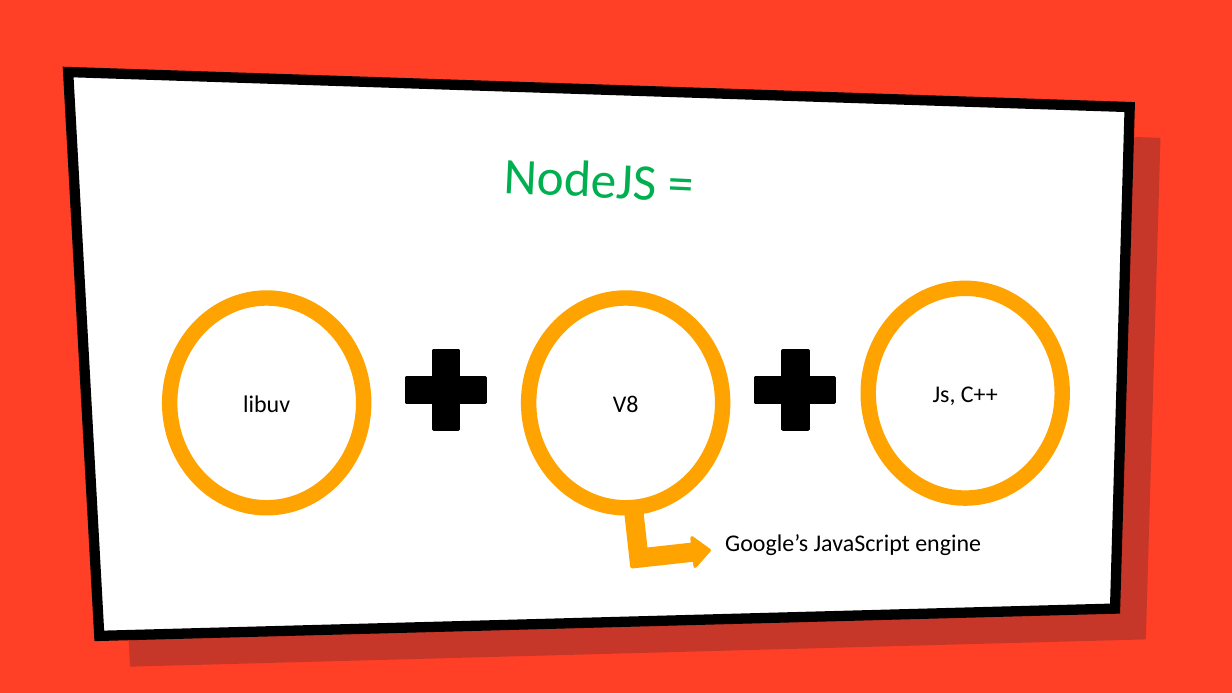
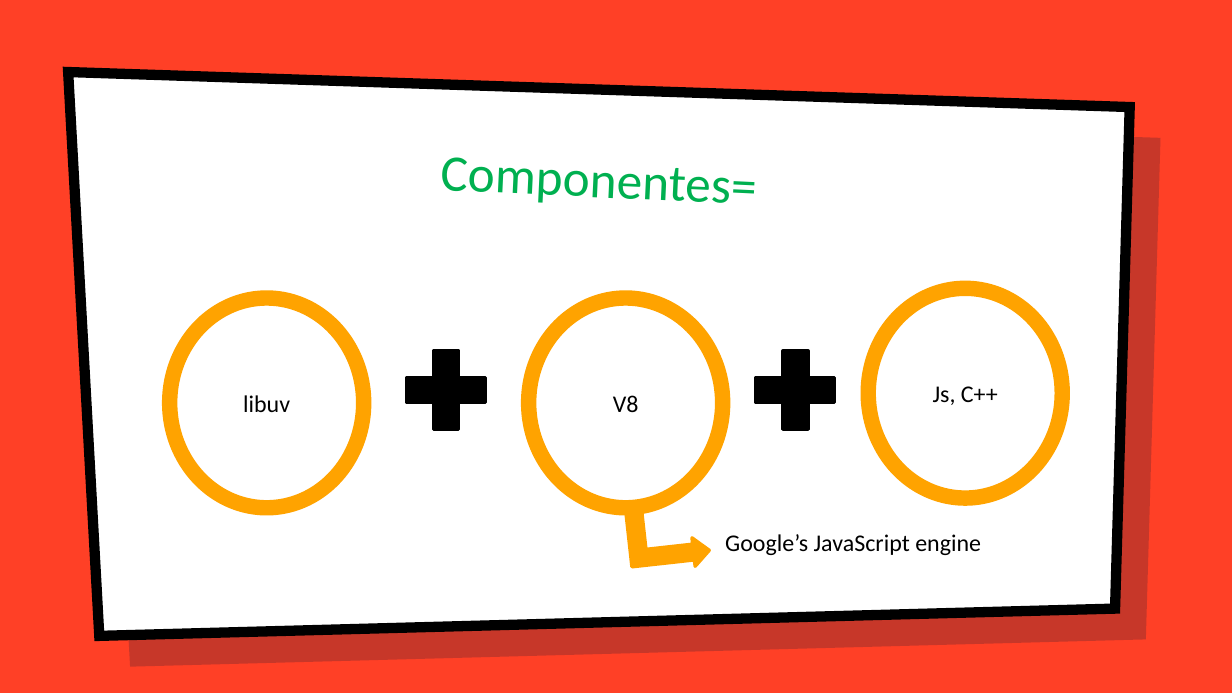
Before and after one commit to adrianlemess/Introdu-o-ao-NodeJS, a slide deck: slide 14 of Apresentacao NodeJS.pptx. Drawn at 1232x693 pixels with LibreOffice and Linux fonts; fonts in the diff are those of the drawing; background and template pictures are left out. Boxes give left, top, right and bottom in pixels: in the first picture for what was removed or moved away, otherwise in the second. Text is boxed around its words. In the diff, an @@ line names an element or a change of style, - is before the commit and + after.

```diff
--- a/Apresentacao NodeJS.pptx
+++ b/Apresentacao NodeJS.pptx
@@ title at bbox=[440, 157, 756, 203]: text changed @@
-NodeJS =
+Componentes=
```
Also in this commit, not shown: 6 other slides changed, 1 slide added.
